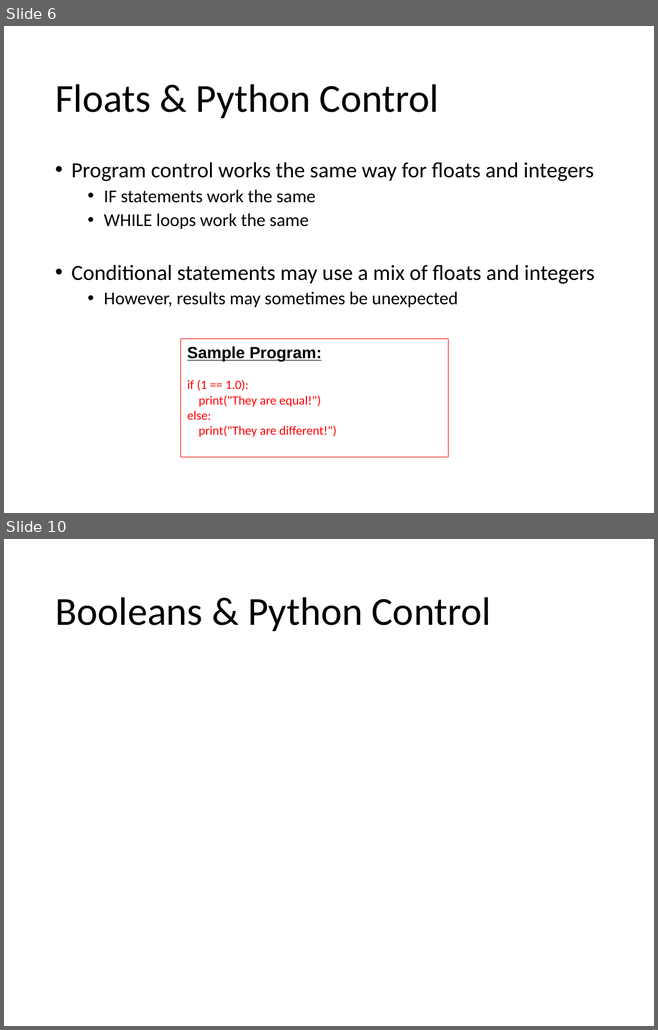
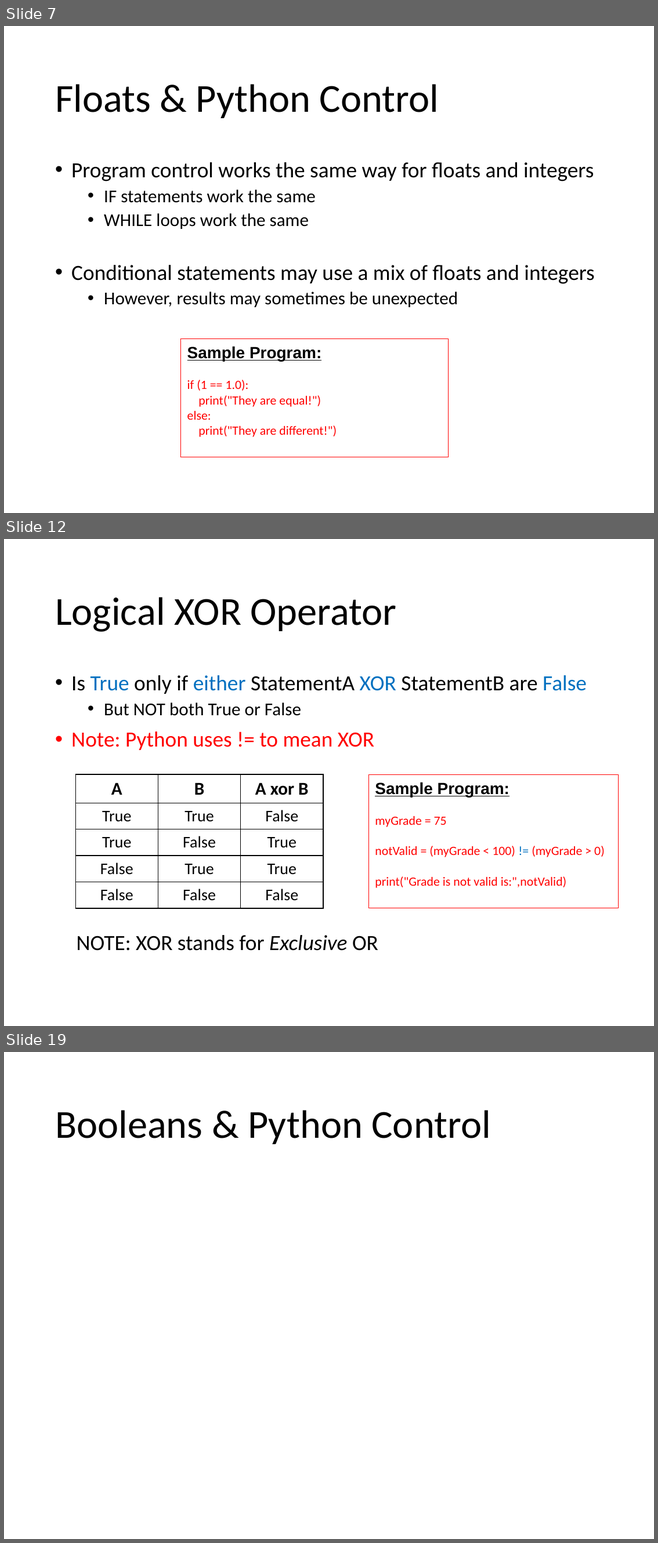
Before and after one commit to Greg5519/ICS2O0, a slide deck: Topic B Programming Introduction/B.4 Lesson - Python More Variables.pptx. Shown one above the other, each under a label of ours: slides 6 and 10 before the commit, slides 7, 12 and 19 after it; the slides between them are not shown. The pictures are 658x1030 and 658x1543 pixels, drawn with LibreOffice and Linux fonts; fonts in the diff are those of the drawing. Boxes give left, top, right and bottom in pixels: in the first picture for what was removed or moved away, otherwise in the second. Text is boxed around its words. In the diff, an @@ line names an element or a change of style, - is before the commit and + after.

```diff
--- a/Topic B Programming Introduction/B.4 Lesson - Python More Variables.pptx
+++ b/Topic B Programming Introduction/B.4 Lesson - Python More Variables.pptx
@@ slide 12 added at [4,539,654,1026], background #FFFFFF @@
@@ title added at [55,597,397,632], 44 pt, text #000000 @@
+Logical XOR Operator
@@ text added at [71,675,586,750], 24 pt, text #000000 @@
+• Is True only if either StatementA XOR StatementB are False
+  • But NOT both True or False
+• Note: Python uses != to mean XOR
@@ table added at [75,774,323,908], 5 rows, 3 columns @@
+A | B | A xor B
+True | True | False
+True | False | True
+False | True | True
+False | False | False
@@ rectangle added at [368,775,618,908], outline #FF0000 0.75 pt, 14 pt, text #FF0000 @@
+Sample Program:
+myGrade = 75
+notValid = (myGrade < 100) != (myGrade > 0)
+print("Grade is not valid is:",notValid)
@@ text added at [76,935,378,951], 24 pt, text #000000 @@
+NOTE: XOR stands for Exclusive OR
@@ what was slide 6 is now slide 7 @@
@@ what was slide 10 is now slide 19 @@
```
Also in this commit, not shown: 2 slides changed, 8 other slides added, 1 slide removed, 2 other files.
